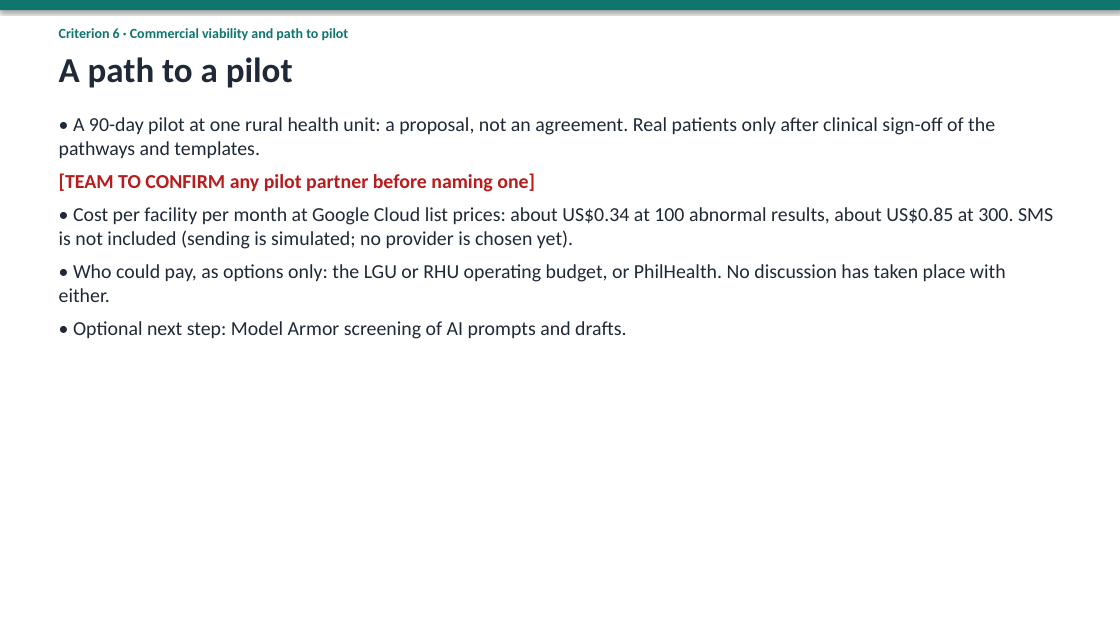
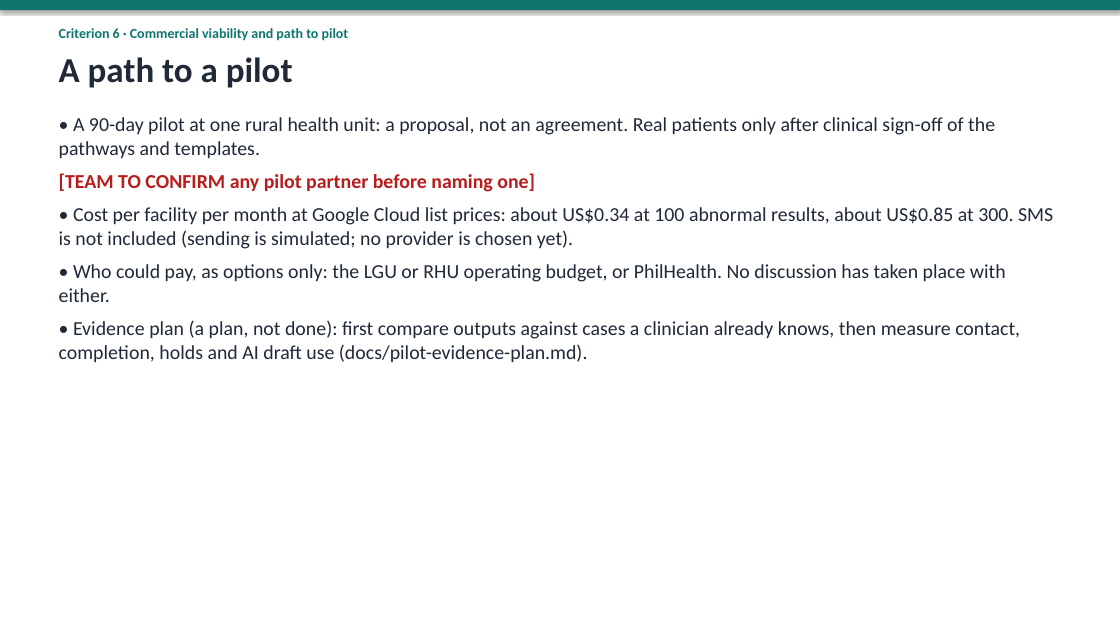
Before and after one commit to BKDKUBO/loopcloser, a slide deck: slide 11 of submission/LoopCloser-deck-DRAFT.pptx (slide 10 before the commit). Drawn at 1120x630 pixels with LibreOffice and Linux fonts; fonts in the diff are those of the drawing. Boxes give left, top, right and bottom in pixels: in the first picture for what was removed or moved away, otherwise in the second. Text is boxed around its words. In the diff, an @@ line names an element or a change of style, - is before the commit and + after.

```diff
--- a/submission/LoopCloser-deck-DRAFT.pptx
+++ b/submission/LoopCloser-deck-DRAFT.pptx
@@ text at bbox=[59, 320, 1020, 363]: text changed @@
-• Optional next step: Model Armor screening of AI prompts and drafts.
+• Evidence plan (a plan, not done): first compare outputs against cases a clinician already knows, then measure contact, completion, holds and AI draft use (docs/pilot-evidence-plan.md).
```
Also in this commit, not shown: 6 other slides changed, 1 slide added, 4 other files.
